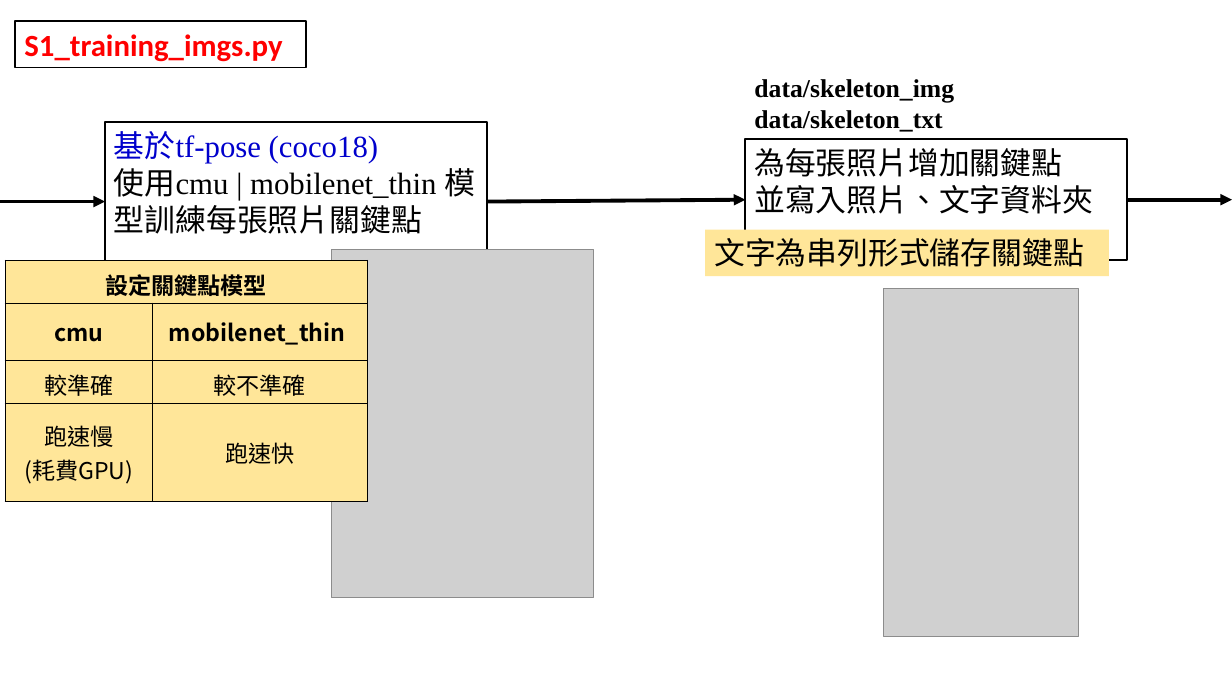
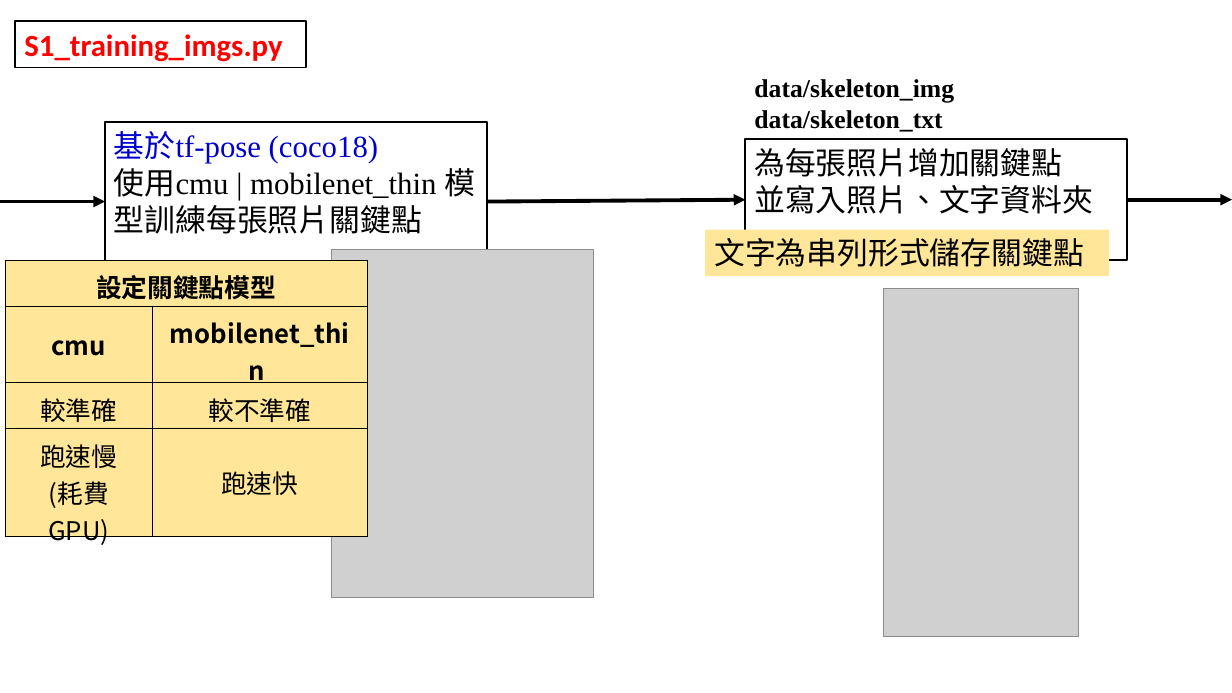
Before and after one commit to Luno82o/FinalProject-Impossible, a slide deck: slide 12 of tfpose-realtime2/結構.pptx (slide 9 before the commit). Drawn at 1232x693 pixels with LibreOffice and Linux fonts; fonts in the diff are those of the drawing; grey boxes stand for pictures. Boxes give left, top, right and bottom in pixels: in the first picture for what was removed or moved away, otherwise in the second. Text is boxed around its words. In the diff, an @@ line names an element or a change of style, - is before the commit and + after.

```diff
--- a/tfpose-realtime2/結構.pptx
+++ b/tfpose-realtime2/結構.pptx
@@ table at (x1=6, y1=261, x2=367, y2=551) @@
@@ size 18 to 20 pt @@
```
Also in this commit, not shown: 5 other slides changed, 5 slides added, 28 other files.
